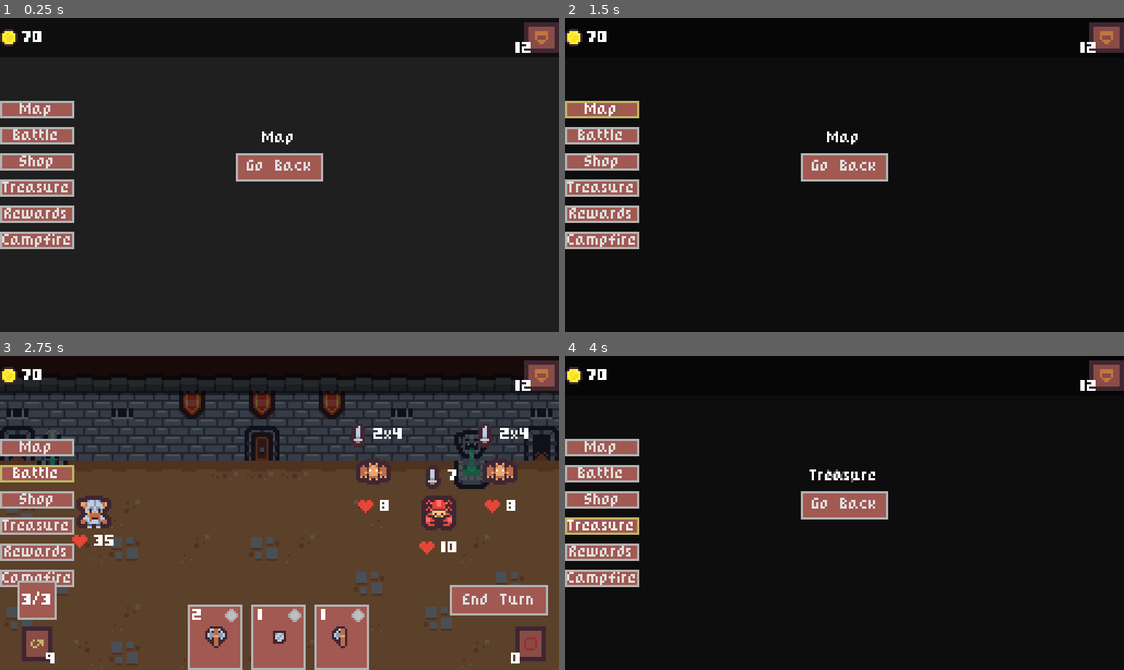
Above: before the commit, frames 1-4 (two rows, left to right).
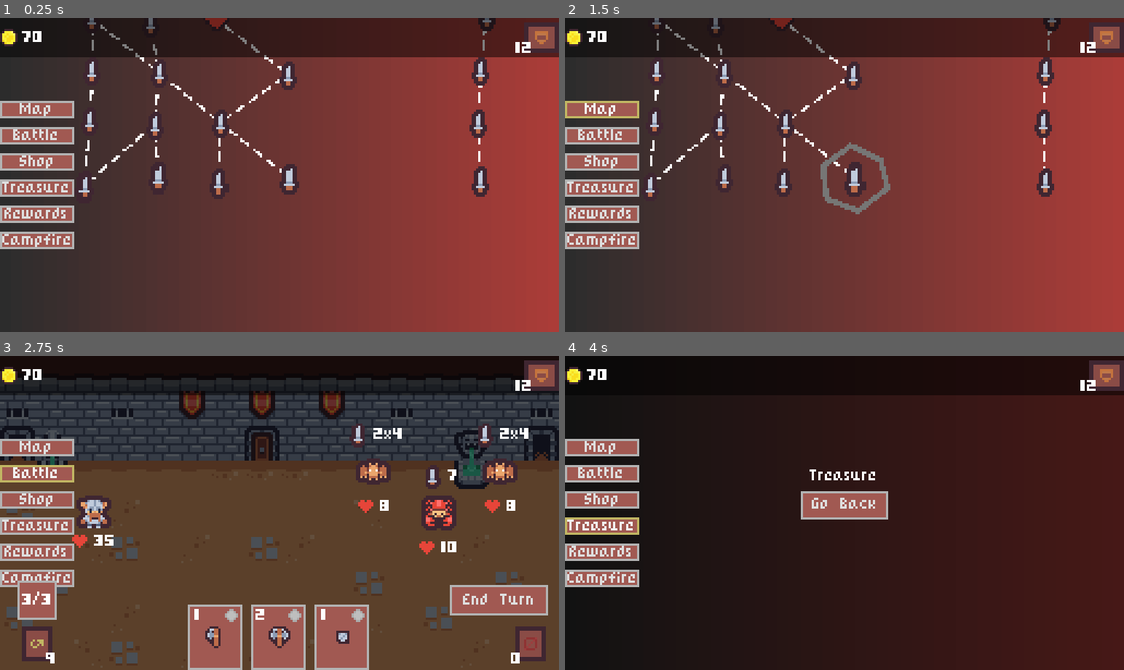
Above: after the commit, the same moments.

Repository: comedianhhh/Godot-Card-Game
Game: Godot game, scene res://scenes/run/run.tscn
Two runs of this game, one before a commit and one after it. Both use one fixed random seed, a clock stepped at 60 frames per second and the inputs below. This scene is started directly instead of the project's main scene.
Inputs (mouse positions are in pixels of both pictures, inside the frame that each line leads up to):
- Up to frame 1 (0.25 s): no input
- Up to frame 2 (1.5 s): click (844, 168) at 0.5 s, where only the run before the commit has a clickable "Go Back"; click "Map" at 1.25 s
- Up to frame 3 (2.75 s): click "Battle" at 2 s
- Up to frame 4 (4 s): click "Shop" at 2.75 s; click "Treasure" at 3.5 s

The runs differ from the first frame. In frame 1, 86% of the frame differs, in the area x 10-100%, y 0-100%; in frame 2, 93%, in the area x 0-100%, y 0-100%; in frame 3, 0.4%; in frame 4, 54%.

Commit message:
Implement interactive map with room selection
Added new map system with room selection and progression logic. Introduced MapRoom and MapLine scenes/scripts, updated map generation to assign room types and connect rooms, and refactored run logic to handle map transitions and unlocks. The map now supports scrolling, visual updates, and emits selected room events for scene changes.

Diff:
--- a/SlayTheGodot/global/events.gd
+++ b/SlayTheGodot/global/events.gd
@@ -25,8 +25,7 @@
 signal battle_won
 
 # Map-related events
-signal map_exited
-
+signal map_exited(room: Room)
 # Shop-related events
 signal shop_exited
 
--- a/SlayTheGodot/project.godot
+++ b/SlayTheGodot/project.godot
@@ -55,12 +55,23 @@
 , Object(InputEventKey,"resource_local_to_scene":false,"resource_name":"","device":-1,"window_id":0,"alt_pressed":false …(182 unchanged characters)…
 ]
 }
+scroll_up={
+"deadzone": 0.2,
+"events": [Object(InputEventMouseButton,"resource_local_to_scene":false,"resource_name":"","device":-1,"window_id":0,"alt_pressed":false,"shift_pressed":false,"ctrl_pressed":false,"meta_pressed":false,"button_mask":0,"position":Vector2(0, 0),"global_position":Vector2(0, 0),"factor":1.0,"button_index":4,"canceled":false,"pressed":false,"double_click":false,"script":null)
+]
+}
+scroll_down={
+"deadzone": 0.2,
+"events": [Object(InputEventMouseButton,"resource_local_to_scene":false,"resource_name":"","device":-1,"window_id":0,"alt_pressed":false,"shift_pressed":false,"ctrl_pressed":false,"meta_pressed":false,"button_mask":0,"position":Vector2(0, 0),"global_position":Vector2(0, 0),"factor":1.0,"button_index":5,"canceled":false,"pressed":false,"double_click":false,"script":null)
+]
+}
 
 [layer_names]
 
 2d_physics/layer_1="card_target_selector"
 2d_physics/layer_2="card_drop_area"
 2d_physics/layer_3="enemies"
+2d_physics/layer_4="map rooms"
 
 [rendering]
 
--- a/SlayTheGodot/scenes/map/map.gd
+++ b/SlayTheGodot/scenes/map/map.gd
@@ -1,5 +1,102 @@
-extends Control
+class_name Map
+extends Node2D
+
+const SCROLL_SPEED :=15
+const MAP_ROOM = preload("res://scenes/map/map_room.tscn")
+const MAP_LINE= preload("res://scenes/map/map_line.tscn")
+
+@onready var map_generator : MapGenerator= $MapGenerator
+@onready var lines: Node2D = %Lines
+@onready var rooms: Node2D = %Rooms
+@onready var visuals: Node2D = %Visuals
+@onready var camera_2d: Camera2D = $Camera2D
+
+var map_data: Array[Array]
+var floors_climbed: int
+var last_room: Room
+var camera_edge_y: float
+
+func _ready() -> void:
+	camera_edge_y = MapGenerator.Y_DIST * (MapGenerator.FLOOR - 1)
 
 
-func _on_button_pressed():
-	Events.map_exited.emit()
+
+func _input(event: InputEvent) ->void:
+	if event.is_action_pressed("scroll_up"):
+		camera_2d.position.y -= SCROLL_SPEED
+	elif event.is_action_pressed("scroll_down"):
+		camera_2d.position.y += SCROLL_SPEED
+	camera_2d.position.y = clamp(camera_2d.position.y, -camera_edge_y, 0)
+
+func generate_new_map() -> void:
+	floors_climbed = 0
+	map_data = map_generator.generate_map()
+	create_map()
+
+func create_map() ->void:
+	for current_floor: Array in map_data:
+		for room: Room in current_floor:
+			if room.next_rooms.size()>0:
+				_spawn_room(room)
+
+	# Boss room has no next room but we need to spawn it
+	var middle := floori(MapGenerator.MAP_WIDTH * 0.5)
+	_spawn_room(map_data[MapGenerator.FLOOR-1][middle])
+
+
+	var map_width_pixels := MapGenerator.X_DIST * (MapGenerator.MAP_WIDTH - 1)
+	visuals.position.x = (get_viewport_rect().size.x - map_width_pixels) / 2
+	visuals.position.y = get_viewport_rect().size.y/ 2
+
+
+
+
+func unlock_floor(which_floor: int = floors_climbed) -> void:
+	for map_room: MapRoom in rooms.get_children():
+		if map_room.room.row == which_floor:
+			map_room.available = true
+
+func unlock_next_rooms()-> void:
+	for map_room: MapRoom in rooms.get_children():
+		if last_room.next_rooms.has(map_room.room):
+			map_room.available = true
+
+func show_map() ->void:
+	show()
+	camera_2d.enabled = true
+
+func hide_map() ->void:
+	hide()
+	camera_2d.enabled = false
+
+func _spawn_room(room: Room) -> void:
+	var new_map_room := MAP_ROOM.instantiate() as MapRoom
+	rooms.add_child(new_map_room)
+	new_map_room.room = room
+	new_map_room.selected.connect(_on_map_room_selected)
+	_connect_lines(room)
+
+	if room.selected and room.row < floors_climbed:
+		new_map_room.show_selected()
+
+func _connect_lines(room: Room )-> void:
+	if room.next_rooms.is_empty():
+		return
+
+	for next: Room in room.next_rooms:
+		var new_map_line := MAP_LINE.instantiate() as Line2D
+		new_map_line.add_point(room.position)
+		new_map_line.add_point(next.position)
+		lines.add_child(new_map_line)
+
+func _on_map_room_selected(room: Room) ->void:
+	for map_room: MapRoom in rooms.get_children():
+		if map_room.room == null:  # <--- New null check
+			continue  # Skip to the next iteration if 'room' is null
+		if map_room.room.row == room.row:
+			map_room.available = false
+
+
+	last_room = room
+	floors_climbed +=1
+	Events.map_exited.emit(room)
--- a/SlayTheGodot/scenes/map/map.tscn
+++ b/SlayTheGodot/scenes/map/map.tscn
@@ -1,53 +1,40 @@
-[gd_scene load_steps=3 format=3 uid="uid://dpunfqfmq0u1u"]
+[gd_scene load_steps=5 format=3 uid="uid://dpunfqfmq0u1u"]
 
 [ext_resource type="Script" uid="uid://b0wg8gmoforjf" path="res://scenes/map/map.gd" id="1_xwo4a"]
 [ext_resource type="Script" uid="uid://bxn8f14i0lrts" path="res://scenes/map/map_generator.gd" id="2_tqkkf"]
 
-[node name="Map" type="Control"]
-layout_mode = 3
+[sub_resource type="Gradient" id="Gradient_tqkkf"]
+colors = PackedColorArray(0.176419, 0.176419, 0.176419, 1, 0.671629, 0.237809, 0.221392, 1)
+
+[sub_resource type="GradientTexture1D" id="GradientTexture1D_a2pkv"]
+gradient = SubResource("Gradient_tqkkf")
+width = 50
+
+[node name="Map" type="Node2D"]
+script = ExtResource("1_xwo4a")
+
+[node name="Visuals" type="Node2D" parent="."]
+unique_name_in_owner = true
+
+[node name="Lines" type="Node2D" parent="Visuals"]
+unique_name_in_owner = true
+
+[node name="Rooms" type="Node2D" parent="Visuals"]
+unique_name_in_owner = true
+
+[node name="Camera2D" type="Camera2D" parent="."]
+offset = Vector2(128, 72)
+
+[node name="MapGenerator" type="Node" parent="."]
+script = ExtResource("2_tqkkf")
+
+[node name="MapBackground" type="CanvasLayer" parent="."]
+layer = -1
+
+[node name="Background" type="TextureRect" parent="MapBackground"]
 anchors_preset = 15
 anchor_right = 1.0
 anchor_bottom = 1.0
 grow_horizontal = 2
 grow_vertical = 2
-mouse_filter = 2
-script = ExtResource("1_xwo4a")
-
-[node name="ColorRect" type="ColorRect" parent="."]
-layout_mode = 1
-anchors_preset = 15
-anchor_right = 1.0
-anchor_bottom = 1.0
-grow_horizontal = 2
-grow_vertical = 2
-mouse_filter = 2
-color = Color(0, 0, 0, 0.588235)
-
-[node name="VBoxContainer" type="VBoxContainer" parent="."]
-layout_mode = 1
-anchors_preset = 8
-anchor_left = 0.5
-anchor_top = 0.5
-anchor_right = 0.5
-anchor_bottom = 0.5
-offset_left = -20.0
-offset_top = -20.0
-offset_right = 20.0
-offset_bottom = 20.0
-grow_horizontal = 2
-grow_vertical = 2
-
-[node name="Label" type="Label" parent="VBoxContainer"]
-layout_mode = 2
-text = "Map"
-horizontal_alignment = 1
-
-[node name="Button" type="Button" parent="VBoxContainer"]
-custom_minimum_size = Vector2(0, 13)
-layout_mode = 2
-text = "Go Back"
-
-[node name="MapGenerator" type="Node" parent="."]
-script = ExtResource("2_tqkkf")
-
-[connection signal="pressed" from="VBoxContainer/Button" to="." method="_on_button_pressed"]
+texture = SubResource("GradientTexture1D_a2pkv")
--- a/SlayTheGodot/scenes/map/map_generator.gd
+++ b/SlayTheGodot/scenes/map/map_generator.gd
@@ -4,18 +4,19 @@
 const X_DIST :=30
 const Y_DIST :=25
 const PLACEMENT_RANDOMESS :=5
-const FLOOR := 15
+const FLOOR:= 15
 const MAP_WIDTH := 7
 const PATHS := 6
 const MONSTER_ROOM_WEIGHT := 10.0
 const SHOP_ROOM_WEIGHT := 2.5
 const CAMPFIRE_ROOM_WEIGHT := 4.0
 
-var random_room_type_weights := 0
+var random_room_type_weights ={
+	Room.Type.MONSTER: 0.0,
+	Room.Type.CAMPFIRE: 0.0,
+	Room.Type.SHOP: 0.0}
+var random_room_type_total_weight := 0
 var map_data: Array[Array]
-
-func _ready() -> void:
-	generate_map()
 
 func generate_map() -> Array[Array]:
 	map_data = _generate_initial_grid()
@@ -27,15 +28,12 @@
 			current_j = _setup_connection(i,current_j)
 
 
-	var i := 0
-	for floor in map_data:
-		print("Floor %s" % i)
-		var used_rooms = floor.filter(
-			func(room: Room): return room.next_rooms.size() > 0
-		)
-		print(used_rooms)
-		i += 1
-	return []
+	_setup_boss_room()
+	_setup_random_room_weights()
+	_setup_room_types()
+
+	return map_data
+
 
 
 func _generate_initial_grid()-> Array[Array]:
@@ -110,3 +108,105 @@
 				return true
 
 	return false
+
+
+func _setup_boss_room() -> void:
+	var middle := floori(MAP_WIDTH * 0.5)
+	var boss_room := map_data[FLOOR - 1][middle] as Room
+
+	for j in MAP_WIDTH:
+		var current_room := map_data[FLOOR - 2][j] as Room
+		if current_room.next_rooms:
+			current_room.next_rooms = [] as Array[Room]
+			current_room.next_rooms.append(boss_room)
+	boss_room.type = Room.Type.BOSS
+
+
+func _setup_random_room_weights() -> void:
+	random_room_type_weights[Room.Type.MONSTER] = MONSTER_ROOM_WEIGHT
+	random_room_type_weights[Room.Type.CAMPFIRE] = MONSTER_ROOM_WEIGHT + CAMPFIRE_ROOM_WEIGHT
+	random_room_type_weights[Room.Type.SHOP] = MONSTER_ROOM_WEIGHT + SHOP_ROOM_WEIGHT+SHOP_ROOM_WEIGHT
+
+	random_room_type_total_weight= random_room_type_weights[Room. Type. SHOP]
+
+
+func _setup_room_types() -> void:
+
+	# first floor is always a battle
+	for room: Room in map_data[0]:
+		if room.next_rooms.size() > 0:
+			room.type = Room.Type.MONSTER
+
+	# 9 th floor is always a treasure room
+	for room: Room in map_data[8]:
+		if room.next_rooms.size() > 0:
+			room.type = Room.Type.TREASURE
+
+	# last floor before boss is always a campfire
+	for room: Room in map_data[FLOOR - 2]:
+		if room.next_rooms.size() > 0:
+			room.type = Room.Type.CAMPFIRE
+
+	# rest of rooms
+	for current_floor in map_data:
+		for room: Room in current_floor:
+			for next_room: Room in room.next_rooms:
+				if next_room.type == Room.Type.NOT_ASSIGNED:
+					_set_room_randomly(next_room)
+
+
+func _set_room_randomly(room_to_set: Room) -> void:
+	var campfire_below_4 := true
+	var consecutive_campfires := true
+	var consecutive_shops := true
+	var campfire_on_13 :=true
+
+	var type_candidate : Room.Type
+
+	while campfire_below_4 or consecutive_campfires or consecutive_shops or campfire_on_13:
+		type_candidate = _get_random_room_type_by_weight()
+		var is_campfire := type_candidate == Room.Type.CAMPFIRE
+		var has_campfire_parent := _room_has_parent_of_type(room_to_set,Room.Type.CAMPFIRE)
+		var is_shop := type_candidate == Room.Type.SHOP
+		var has_shop_parent := _room_has_parent_of_type(room_to_set,Room.Type.SHOP)
+
+		campfire_below_4 = is_campfire and room_to_set.row < 3
+		consecutive_campfires = is_campfire and has_campfire_parent
+		consecutive_shops = is_shop and has_shop_parent
+		campfire_on_13 = is_campfire and room_to_set.row == 12
+
+	room_to_set.type = type_candidate
+
+
+func _room_has_parent_of_type(room: Room, type: Room.Type) -> bool:
+	var parents: Array[Room] = []
+	# left parent
+	if room.column  > 0 and room.row >0:
+		var parent_candidate := map_data[room.row - 1][room.column - 1] as Room
+		if parent_candidate.next_rooms.has(room):
+			parents.append(parent_candidate)
+	# parent below
+	if room.row > 0:
+		var parent_candidate := map_data[room.row - 1][room.column] as Room
+		if parent_candidate.next_rooms.has(room):
+			parents.append(parent_candidate)
+	# right parent
+	if room.column < MAP_WIDTH - 1 and room.row > 0:
+		var parent_candidate := map_data[room.row - 1][room.column + 1] as Room
+		if parent_candidate.next_rooms.has(room):
+			parents.append(parent_candidate)
+
+	for parent: Room in parents:
+		if parent.type == type:
+			return true
+	return false
+
+
+func _get_random_room_type_by_weight() -> Room.Type:
+	var roll :=randf_range(0.0, random_room_type_total_weight)
+
+	for type: Room.Type in random_room_type_weights:
+		if random_room_type_weights[type] > roll:
+			return type
+
+	return Room.Type.MONSTER
--- /dev/null
+++ b/SlayTheGodot/scenes/map/map_line.tscn
@@ -0,0 +1,8 @@
+[gd_scene load_steps=2 format=3 uid="uid://cixrpmy8crvje"]
+
+[ext_resource type="Texture2D" uid="uid://qat63f8re52k" path="res://art/line.png" id="1_hx6oq"]
+
+[node name="MapLine" type="Line2D"]
+texture_repeat = 2
+texture = ExtResource("1_hx6oq")
+texture_mode = 1
--- /dev/null
+++ b/SlayTheGodot/scenes/map/map_room.gd
@@ -0,0 +1,57 @@
+class_name MapRoom
+extends Area2D
+
+signal selected(room: Room)
+
+
+const ICONS := {
+	Room.Type.NOT_ASSIGNED: [null, Vector2.ONE],
+	Room.Type.MONSTER: [preload("res://art/tile_0103.png"), Vector2.ONE],
+	Room.Type.TREASURE: [preload("res://art/tile_0089.png"), Vector2.ONE],
+	Room.Type.CAMPFIRE: [preload("res://art/player_heart.png"), Vector2(0.6, 0.6)],
+	Room.Type.SHOP: [preload("res://art/gold.png"), Vector2(0.6, 0.6)],
+	Room.Type.BOSS: [preload("res://art/tile_0105.png"), Vector2(1.25, 1.25)],
+}
+
+@onready var sprite_2d: Sprite2D = $Visuals/Sprite2D
+@onready var line_2d: Line2D = $Visuals/Line2D
+@onready var animation_player: AnimationPlayer = $AnimationPlayer
+
+var available := false : set = set_available
+var room: Room : set = set_room
+
+
+
+
+func set_available(new_value: bool) -> void:
+	available = new_value
+	if available:
+		animation_player.play("highlight")
+	elif not room.selected:
+		animation_player.play("RESET")
+
+
+
+func set_room(new_data: Room) -> void:
+	room = new_data
+	position = room.position
+	line_2d.rotation_degrees = randi_range(0,360)
+	sprite_2d.texture = ICONS[room.type][0]
+	sprite_2d.scale = ICONS[room.type][1]
+
+
+func show_selected() -> void:
+	line_2d.modulate = Color.WHITE
+
+
+func _on_input_event(_viewport: Node, event: InputEvent, shape_idx: int) -> void:
+	if not available or not event.is_action_pressed("left_mouse"):
+		return
+
+	room.selected = true
+	animation_player.play("select")
+
+
+func _on_map_room_selected() -> void:
+	if room != null:
+		selected.emit(room)
--- /dev/null
+++ b/SlayTheGodot/scenes/map/map_room.tscn
@@ -0,0 +1,114 @@
+[gd_scene load_steps=8 format=3 uid="uid://dkqkgcd5k7pll"]
+
+[ext_resource type="Script" uid="uid://bxpcbyyt4iv5x" path="res://scenes/map/map_room.gd" id="1_gyfd6"]
+[ext_resource type="Texture2D" uid="uid://bfvi02kojsa00" path="res://art/tile_0103.png" id="1_hwhxx"]
+
+[sub_resource type="CircleShape2D" id="CircleShape2D_gyfd6"]
+radius = 9.0
+
+[sub_resource type="Animation" id="Animation_w2n1o"]
+length = 0.001
+tracks/0/type = "value"
+tracks/0/imported = false
+tracks/0/enabled = true
+tracks/0/path = NodePath("Visuals:scale")
+tracks/0/interp = 1
+tracks/0/loop_wrap = true
+tracks/0/keys = {
+"times": PackedFloat32Array(0),
+"transitions": PackedFloat32Array(1),
+"update": 0,
+"values": [Vector2(1, 1)]
+}
+tracks/1/type = "value"
+tracks/1/imported = false
+tracks/1/enabled = true
+tracks/1/path = NodePath("Visuals/Line2D:modulate")
+tracks/1/interp = 1
+tracks/1/loop_wrap = true
+tracks/1/keys = {
+"times": PackedFloat32Array(0),
+"transitions": PackedFloat32Array(1),
+"update": 0,
+"values": [Color(1, 1, 0.992157, 0)]
+}
+
+[sub_resource type="Animation" id="Animation_wln44"]
+resource_name = "highlight"
+loop_mode = 1
+tracks/0/type = "value"
+tracks/0/imported = false
+tracks/0/enabled = true
+tracks/0/path = NodePath("Visuals:scale")
+tracks/0/interp = 2
+tracks/0/loop_wrap = true
+tracks/0/keys = {
+"times": PackedFloat32Array(0, 0.533333),
+"transitions": PackedFloat32Array(1, 1),
+"update": 0,
+"values": [Vector2(1, 1), Vector2(1.25, 1.25)]
+}
+
+[sub_resource type="Animation" id="Animation_w2iac"]
+resource_name = "select"
+length = 0.6
+tracks/0/type = "value"
+tracks/0/imported = false
+tracks/0/enabled = true
+tracks/0/path = NodePath("Visuals/Line2D:modulate")
+tracks/0/interp = 2
+tracks/0/loop_wrap = true
+tracks/0/keys = {
+"times": PackedFloat32Array(0, 0.301566),
+"transitions": PackedFloat32Array(1, 1),
+"update": 0,
+"values": [Color(1, 1, 0.992157, 0), Color(1, 1, 0.992157, 1)]
+}
+tracks/1/type = "method"
+tracks/1/imported = false
+tracks/1/enabled = true
+tracks/1/path = NodePath(".")
+tracks/1/interp = 1
+tracks/1/loop_wrap = true
+tracks/1/keys = {
+"times": PackedFloat32Array(0.333333),
+"transitions": PackedFloat32Array(1),
+"values": [{
+"args": [],
+"method": &"_on_map_room_selected"
+}]
+}
+
+[sub_resource type="AnimationLibrary" id="AnimationLibrary_jaf1v"]
+_data = {
+&"RESET": SubResource("Animation_w2n1o"),
+&"highlight": SubResource("Animation_wln44"),
+&"select": SubResource("Animation_w2iac")
+}
+
+[node name="MapRoom" type="Area2D"]
+collision_layer = 8
+collision_mask = 0
+script = ExtResource("1_gyfd6")
+
+[node name="Visuals" type="Node2D" parent="."]
+
+[node name="Line2D" type="Line2D" parent="Visuals"]
+modulate = Color(1, 1, 0.992157, 0)
+points = PackedVector2Array(-9, 8, 4, 12, 11, 4, 9, -8, -3, -12, -12, -4)
+closed = true
+width = 2.0
+default_color = Color(0.462291, 0.462291, 0.462291, 1)
+
+[node name="Sprite2D" type="Sprite2D" parent="Visuals"]
+texture = ExtResource("1_hwhxx")
+
+[node name="CollisionShape2D" type="CollisionShape2D" parent="."]
+shape = SubResource("CircleShape2D_gyfd6")
+
+[node name="AnimationPlayer" type="AnimationPlayer" parent="."]
+libraries = {
+&"": SubResource("AnimationLibrary_jaf1v")
+}
+
+[connection signal="input_event" from="." to="." method="_on_input_event"]
--- a/SlayTheGodot/scenes/run/run.gd
+++ b/SlayTheGodot/scenes/run/run.gd
@@ -4,11 +4,11 @@
 const BATTLE_SCENE := preload("res://scenes/battle/battle.tscn")
 const BATTLE_REWARD_SCENE := preload("res://scenes/battle_reward/battle_reward.tscn")
 const CAMPFIRE_SCENE := preload("res://scenes/campfire/campfire.tscn")
-const MAP_SCENE := preload("res://scenes/map/map.tscn")
 const SHOP_SCENE := preload("res://scenes/shop/shop.tscn")
 const TREASURE_SCENE := preload("res://scenes/treasure/treasure.tscn")
 
 @export var run_startup: RunStartup
+@onready var map: Map = $Map
 
 @onready var current_view: Node = $CurrentView
 @onready var gold_ui: GoldUI = %GoldUI
@@ -43,7 +43,8 @@
 
 	_setup_event_connections()
 	_setup_top_bar()
-	print("TODO: procedurally generate map")
+	map.generate_new_map()
+	map.unlock_floor(0)
 
 
 func _change_view(scene: PackedScene) -> Node:
@@ -53,21 +54,31 @@
 	get_tree().paused = false
 	var new_view := scene.instantiate()
 	current_view.add_child(new_view)
+	map.hide_map()
+
 
 	return new_view
+
+func _show_map() -> void:
+	if current_view.get_child_count() >0:
+		current_view.get_child(0).queue_free()
+
+	map.show_map()
+	map.unlock_next_rooms()
+
 
 
 func _setup_event_connections() -> void:
 	Events.battle_won.connect(_on_battle_won)
-	Events.battle_reward_exited.connect(_change_view.bind(MAP_SCENE))
-	Events.campfire_exited.connect(_change_view.bind(MAP_SCENE))
+	Events.battle_reward_exited.connect(_show_map)
+	Events.campfire_exited.connect(_show_map)
 	Events.map_exited.connect(_on_map_exited)
-	Events.shop_exited.connect(_change_view.bind(MAP_SCENE))
-	Events.treasure_room_exited.connect(_change_view.bind(MAP_SCENE))
+	Events.shop_exited.connect(_show_map)
+	Events.treasure_room_exited.connect(_show_map)
 
 	battle_button.pressed.connect(_change_view.bind(BATTLE_SCENE))
 	campfire_button.pressed.connect(_change_view.bind(CAMPFIRE_SCENE))
-	map_button.pressed.connect(_change_view.bind(MAP_SCENE))
+	map_button.pressed.connect(_show_map)
 	rewards_button.pressed.connect(_change_view.bind(BATTLE_REWARD_SCENE))
 	shop_button.pressed.connect(_change_view.bind(SHOP_SCENE))
 	treasure_button.pressed.connect(_change_view.bind(TREASURE_SCENE))
@@ -91,5 +102,16 @@
 	reward_scence.add_card_reward()
 
 
-func _on_map_exited() -> void:
+func _on_map_exited(room :Room) -> void:
 	print("TODO: from the MAP, change view based on room type")
+	match room.type:
+		Room.Type.MONSTER:
+			_change_view(BATTLE_SCENE)
+		Room.Type.TREASURE:
+			_change_view(TREASURE_SCENE)
+		Room.Type.CAMPFIRE:
+			_change_view(CAMPFIRE_SCENE)
+		Room.Type.SHOP:
+			_change_view(SHOP_SCENE)
+		Room.Type.BOSS:
+			_change_view(BATTLE_SCENE)
Not shown, added: SlayTheGodot/scenes/map/map_room.gd.uid
